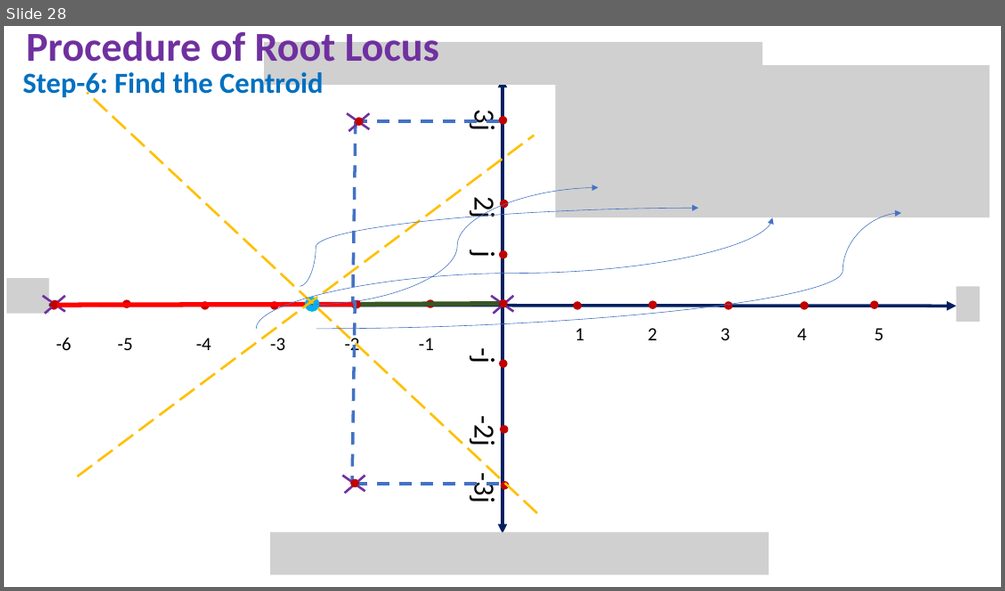
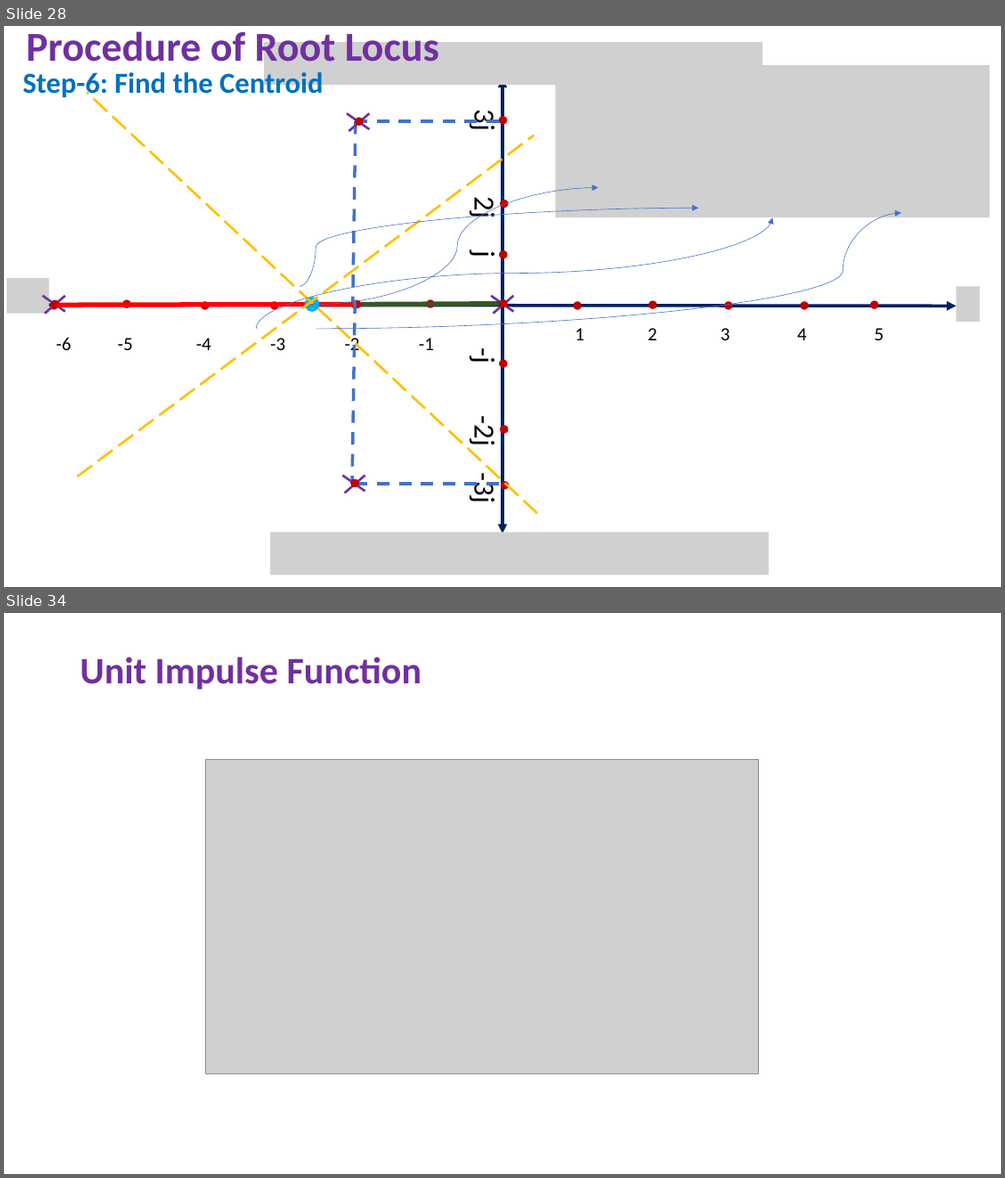
Before and after one commit to niazwazir/LINEAR_CONTROL_SYSTEM, a slide deck: 2_WEEK_LECTURE_LINEAR_CONTROL_SYSTEM.pptx. Shown one above the other, each under a label of ours: slide 28 before the commit, slides 28 and 34 after it; the slides between them are not shown. The pictures are 1005x591 and 1005x1178 pixels, drawn with LibreOffice and Linux fonts; fonts in the diff are those of the drawing; grey boxes stand for pictures. Boxes give left, top, right and bottom in pixels: in the first picture for what was removed or moved away, otherwise in the second. Text is boxed around its words. In the diff, an @@ line names an element or a change of style, - is before the commit and + after.

```diff
--- a/2_WEEK_LECTURE_LINEAR_CONTROL_SYSTEM.pptx
+++ b/2_WEEK_LECTURE_LINEAR_CONTROL_SYSTEM.pptx
@@ slide 34 added at <box>4,613,1001,1174</box>, background #FFFFFF @@
@@ title added at <box>80,657,421,690</box>, 36 pt, text #7030A0, bold @@
+Unit Impulse Function
@@ picture added at <box>206,760,758,1074</box> @@
```
Also in this commit, not shown: 1 slide changed, 24 other slides added.
